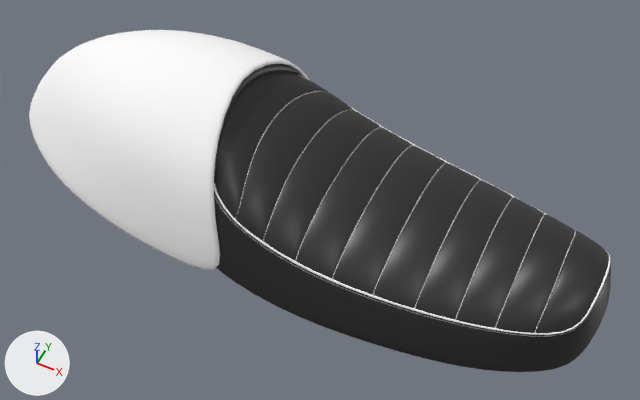
A saved change to the glTF model parts/sella_codino_cafe.glb.
One viewpoint serves both versions: a 50 mm lens placed at (0.343, -0.623, 0.727), pointed at (0.04, -0.018, -0.03). Lighting does not change. The marker at lower left points along +X, +Y and +Z. The older version comes first. Where no turn or scale is listed for an object, it has been applied to the vertices. Vertices at exactly the same position are counted once.

The older version as bpy lines, for what is in view:
```python
me_cube_008_0 = bpy.data.meshes.new('Cube.008_0')
me_cube_008_0.from_pydata(...)  # 1865 vertices, 3616 faces; spans x -0.218..0.218, y -0.116..0.116, z -0.063..0.063
me_cube_008_0.materials.append(mat_pelle_sella)  # black #272727
me_cube_013_0 = bpy.data.meshes.new('Cube.013_0')
me_cube_013_0.from_pydata(...)  # 1154 vertices, 2304 faces; spans x -0.172..0.172, y -0.138..0.138, z -0.09..0.09
me_cube_013_0.materials.append(mat_vernice_codino)  # white #ffffff
me_cube_019_0 = bpy.data.meshes.new('Cube.019_0')
me_cube_019_0.from_pydata(...)  # 576 vertices, 1152 faces; spans x -0.218..0.218, y -0.117..0.117, z -0.064..0.064
me_cube_019_0.materials.append(mat_pelle_inserto)  # white #ffffff
me_cube_022_0 = bpy.data.meshes.new('Cube.022_0')
me_cube_022_0.from_pydata(...)  # 129 vertices, 224 faces; spans x -0.013..0.013, y -0.105..0.105, z -0.032..0.032
me_cube_022_0.materials.append(mat_pelle_sella)  # black #272727
ob_cube_008_0 = bpy.data.objects.new('Cube.008_0', me_cube_008_0)
ob_cube_008_0.location = (0.1419, 0.0, 0.0208)
ob_cube_013_0 = bpy.data.objects.new('Cube.013_0', me_cube_013_0)
ob_cube_013_0.location = (-0.1998, 0.0, 0.0136)
ob_cube_019_0 = bpy.data.objects.new('Cube.019_0', me_cube_019_0)
ob_cube_019_0.location = (0.1421, 0.0, 0.0216)
ob_cube_022_0 = bpy.data.objects.new('Cube.022_0', me_cube_022_0)
ob_cube_022_0.location = (-0.0572, 0.0, 0.0646)
# also in view: 'stitch.003_0' at (0.141, 0.0, 0.021); 'Cube.007_0' at (0.129, 0.0, -0.007)
```
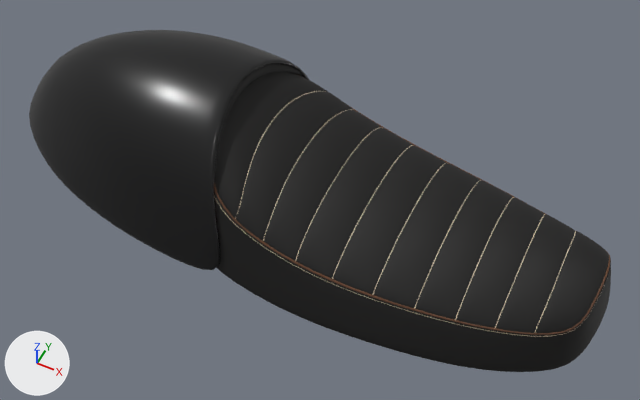
Changed parts and their boxes [x1, y1, x2, y2] in the pictures (640 x 400 px):
```json
{"part": 1, "of": "me_cube_008_0", "change": "recoloured", "before": [214, 71, 609, 333], "after": [214, 71, 609, 333]}
{"part": 2, "of": "me_cube_019_0", "change": "recoloured", "before": [214, 74, 611, 335], "after": [214, 74, 611, 335]}
{"part": 3, "of": "me_cube_013_0", "change": "recoloured", "before": [29, 30, 309, 270], "after": [29, 30, 309, 270], "on screen": "white to black"}
```

The change, as JSON lines over the scene's bpy script:
```json
{"op": "add", "block": "mat_codino__body_fairing", "code": ["mat_codino__body_fairing = principled_material('Codino__body_fairing')", "mat_codino__body_fairing.base_color = (0.00335, 0.00335, 0.00368)  # black #0b0b0c", "mat_codino__body_fairing.roughness = 0.28"]}
{"op": "add", "block": "mat_inserto_in_pelle__seat_leather", "code": ["mat_inserto_in_pelle__seat_leather = principled_material('Inserto in pelle__seat_leather')", "mat_inserto_in_pelle__seat_leather.base_color = (0.112, 0.0437, 0.016)  # brown #5e3b22", "mat_inserto_in_pelle__seat_leather.roughness = 0.72"]}
{"op": "add", "block": "mat_sella__seat_leather", "code": ["mat_sella__seat_leather = principled_material('Sella__seat_leather')", "mat_sella__seat_leather.base_color = (0.00478, 0.00439, 0.00402)  # black #0f0e0d", "mat_sella__seat_leather.roughness = 0.72"]}
{"block": "me_cube_008_0", "where": "me_cube_008_0.from_pydata(...)  # 1865 vertices, 3616 faces; spans x -0.218..0.218, y -0.116..0.116, z -0.063..0.063"}
{"block": "me_cube_008_0", "where": "# used by ob_cube_008_0; location = (0.1419, 0.0, 0.0208)"}
{"block": "me_cube_008_0", "change": "me_cube_008_0 part 1: 3526 faces spanning x -0.218..0.218, y -0.116..0.116, z -0.063..0.063 switch from mat_pelle_sella (black #272727) to mat_sella__seat_leather (black #0f0e0d)"}
{"block": "me_cube_019_0", "where": "me_cube_019_0.from_pydata(...)  # 576 vertices, 1152 faces; spans x -0.218..0.218, y -0.117..0.117, z -0.064..0.064"}
{"block": "me_cube_019_0", "where": "# used by ob_cube_019_0; location = (0.1421, 0.0, 0.0216)"}
{"block": "me_cube_019_0", "change": "me_cube_019_0 part 2: 1064 faces spanning x -0.218..0.218, y -0.117..0.117, z -0.064..0.064 switch from mat_pelle_inserto (white #ffffff) to mat_inserto_in_pelle__seat_leather (brown #5e3b22)"}
{"block": "me_cube_013_0", "where": "me_cube_013_0.from_pydata(...)  # 1154 vertices, 2304 faces; spans x -0.172..0.172, y -0.138..0.138, z -0.09..0.09"}
{"block": "me_cube_013_0", "where": "# used by ob_cube_013_0; location = (-0.1998, 0.0, 0.0136)"}
{"block": "me_cube_013_0", "change": "me_cube_013_0 part 3: 2304 faces spanning x -0.172..0.172, y -0.138..0.138, z -0.09..0.09 switch from mat_vernice_codino (white #ffffff) to mat_codino__body_fairing (black #0b0b0c)"}
```
